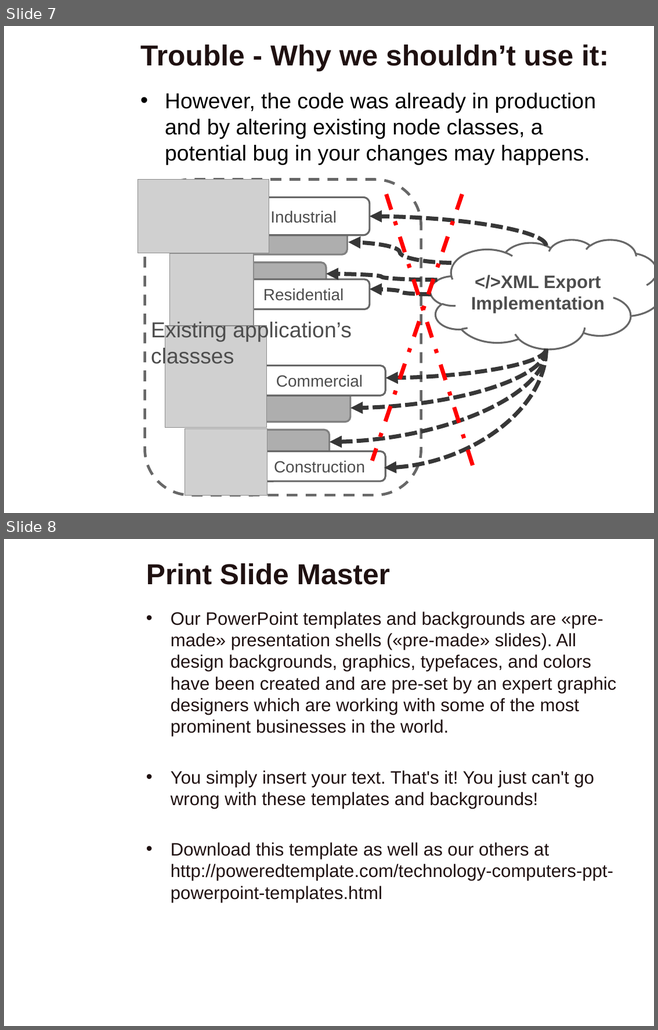
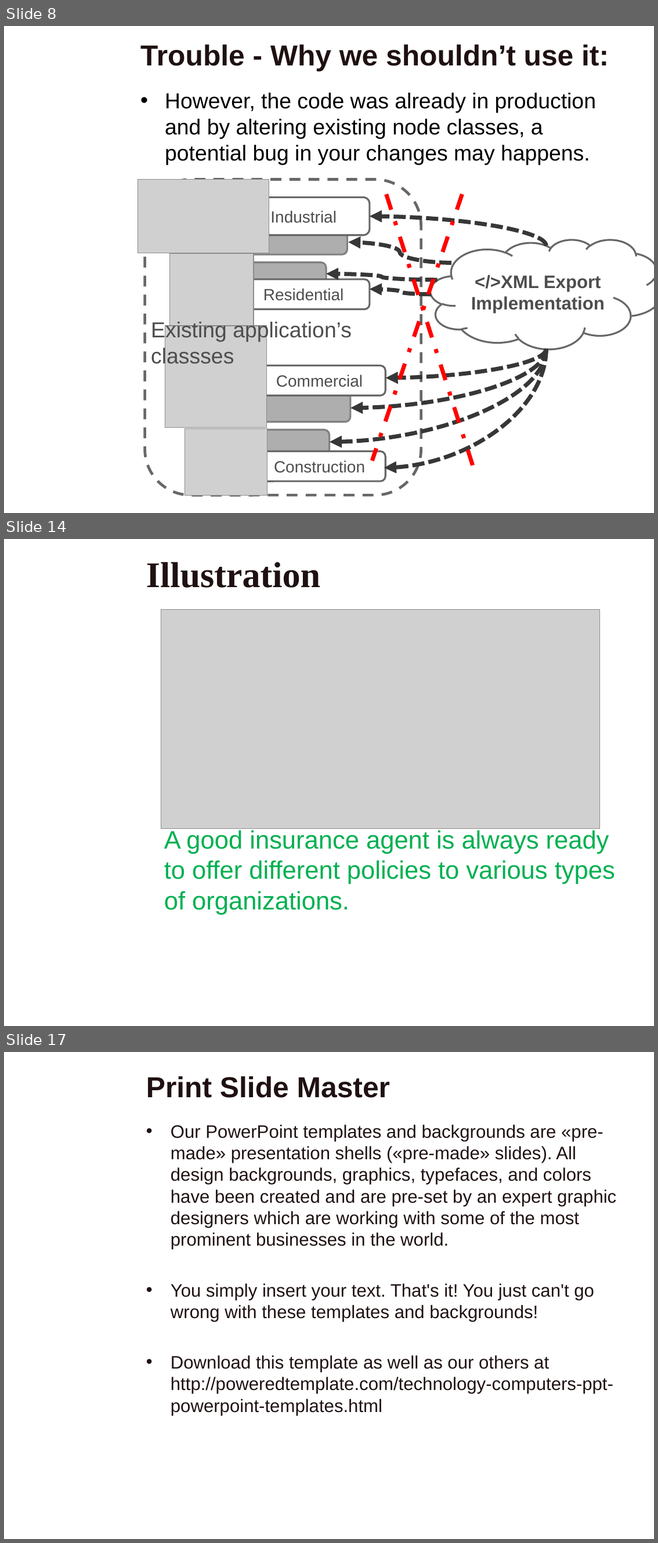
Before and after one commit to VThanhPhuc/CS202-Group-9, a slide deck: Design Pattern.pptx. Shown one above the other, each under a label of ours: slides 7 and 8 before the commit, slides 8, 14 and 17 after it; the slides between them are not shown. The pictures are 658x1030 and 658x1543 pixels, drawn with LibreOffice and Linux fonts; fonts in the diff are those of the drawing; grey boxes stand for pictures; background and template pictures are left out. Boxes give left, top, right and bottom in pixels: in the first picture for what was removed or moved away, otherwise in the second. Text is boxed around its words. In the diff, an @@ line names an element or a change of style, - is before the commit and + after.

```diff
--- a/Design Pattern.pptx
+++ b/Design Pattern.pptx
@@ slide 14 added at (4, 539, 654, 1026), background picture (left out) @@
@@ title added at (146, 562, 320, 588), 40 pt, text #1F1111, bold @@
+Illustration
@@ picture added at (161, 609, 600, 829) @@
@@ text added at (164, 828, 615, 915), 28 pt, text #00B050 @@
+A good insurance agent is always ready to offer different policies to various types of organizations.
@@ what was slide 7 is now slide 8 @@
@@ what was slide 8 is now slide 17 @@
```
Also in this commit, not shown: 1 slide changed, 8 other slides added.
